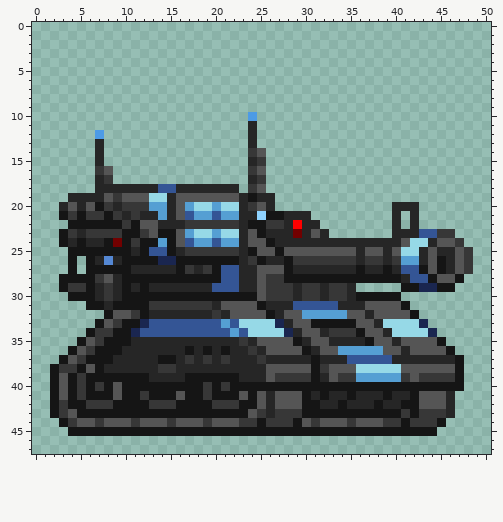
Two versions of one pixel-art file, unused/Bulldog Drone Tank.ase. Above is the file before it was changed.
51x48 pixels, 1 frame. Colours within 5 levels of each other are drawn and written as one.
After the commit:
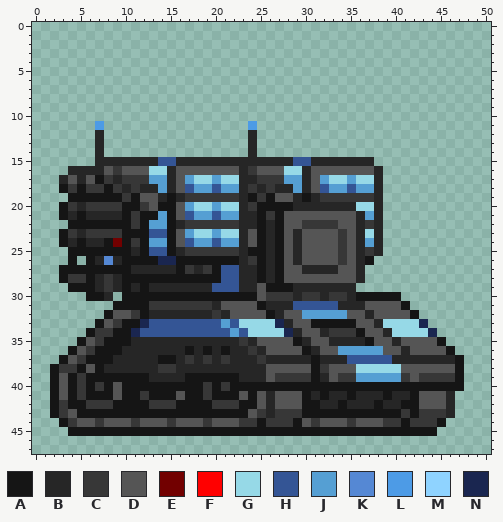
Palette (. is transparent): A #151515  B #262626  C #373737  D #555555  E #720000  F #ff0000  G #96d9e7  H #345595  J #559fd3  K #5588d4  L #4d9be6  M #8fd3ff  N #1a2650
Edits made:
layer "Large Missile Launcher Rear" added
layer "Missile Launcher" now hidden
layer "Large Missile Launcher" added
layer "Radar" added
y 10: x 24 L -> .
y 11: x 7 . -> L; x 24 B -> L
y 12: x 7 L -> B
y 14: x 24..25 CD -> B.
y 15: x 8..23 ................ -> BBBBBBHHBBBBBBBB; x 25..37 C............ -> BBBBHHBBBBBBB
y 16: x 4..7 ...C -> BBBB; x 9..23 ............... -> CDDDGGBDDDDDDDB; x 26..38 ............. -> DDGGBDDDDDDDB
y 17: x 3..7 ....B -> BDBDA; x 9..23 ............... -> BCCCJJBDJGGJGGB; x 26..38 ............. -> CCJJBDJGGJGGB
y 18: x 3..9 ....BBB -> ACACCAC; x 11 B -> C; x 14..23 HHBBBBBBB. -> JBDHJJHJJB; x 25..38 D............. -> BCBBJBDHJJHJJB
y 19: x 4..11 BBBBDCDD -> AAAAAACA; x 13..22 GGBDDDDDDD -> DBABCCCCCC; x 25..38 BB............ -> CADDBABCCCCCCB
y 20: x 3..4 BD -> AC; x 6..7 DA -> CC; x 9..11 BCC -> CAA; x 13..15 JJB -> DAA; x 25..38 DB............ -> AAAABBBBBBBGGB; x 40..42 BBB -> ...
y 21: x 4 C -> B; x 6..10 CCACB -> BBBBA; x 12..13 BB -> AA; x 15 B -> A; x 25..26 MA -> AC; x 28..38 BBB........ -> DDDDDDDDBJB; x 40 B -> .; x 42 B -> .
y 22: x 10..15 CADDBB -> ACAJJA; x 24 A -> B; x 26..38 CCBFBB....... -> BADDCCCCDDBCB; x 40 B -> .; x 42 B -> .
y 23: x 12..14 CDA -> AHH; x 27..30 BBEB -> ADBD; x 32..38 B...... -> DDCDBGB; x 40..46 BBBHHCC -> .......
y 24: x 13 A -> J; x 25..28 DABB -> ABAD; x 30..35 BBBBBB -> DDDDCD; x 37 B -> J; x 39..47 BBDGGBDDC -> .........
y 25: x 25..26 DD -> AB; x 29 D -> B; x 34 D -> C; x 37..48 DDBDGGBDBBDC -> CB..........
y 26: x 27..33 BACCCCC -> ADBDDDD; x 35 C -> D; x 37..48 CCBCJJBDABDC -> A...........
y 27: x 3 . -> A; x 5 . -> A; x 25..29 DDDAB -> ABADD; x 34..48 BBABBABHHADABDC -> DDB............
y 28: x 4..5 AA -> CC; x 7..8 CD -> BC; x 25..47 DCCAAAAAAAAAAAAABHHADDA -> ABADDDDDDDDB...........
y 29: x 3..5 ACC -> .AA; x 26..28 CCC -> AAA; x 30..31 CC -> BB; x 33..34 CC -> BB; x 41..46 AANNAA -> ......
y 30: x 4..5 AA -> ..; x 7..9 BCB -> AB.
y 31: x 6..8 AAB -> ...
